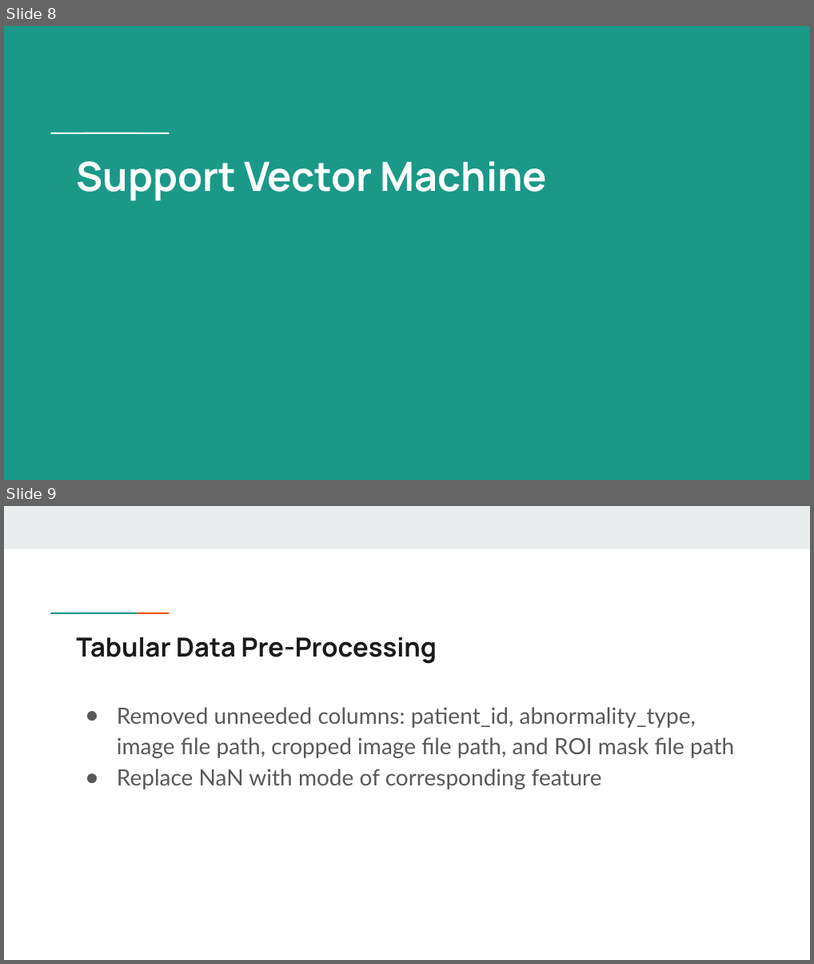
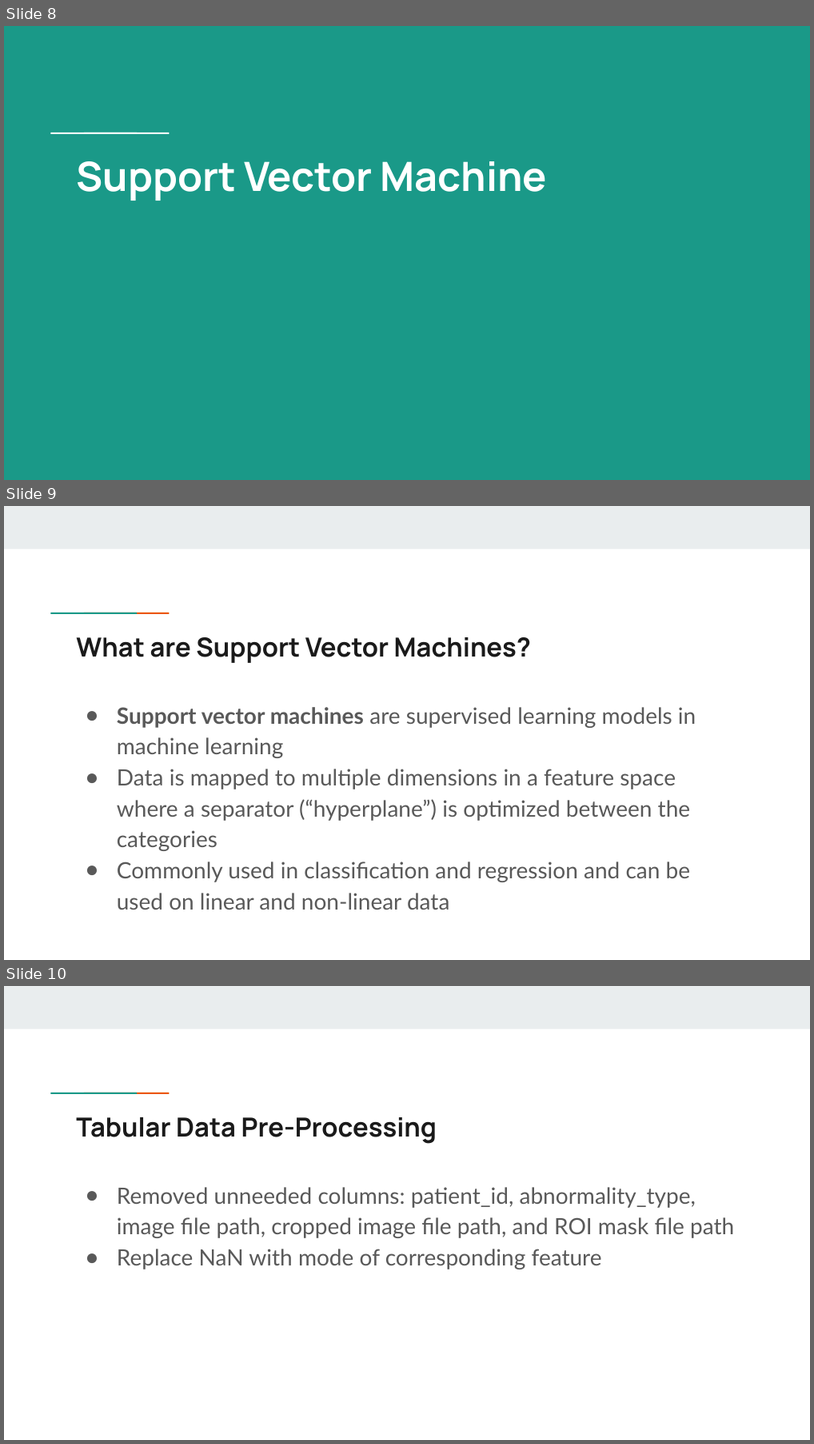
Before and after one commit to lisanvo/aai501-final-project, a slide deck: pptxslides.pptx. Shown one above the other, each under a label of ours: slides 8 and 9 before the commit, slides 8, 9 and 10 after it. The pictures are 814x964 and 814x1444 pixels, drawn with LibreOffice and Linux fonts; fonts in the diff are those of the drawing. Boxes give left, top, right and bottom in pixels: in the first picture for what was removed or moved away, otherwise in the second. Text is boxed around its words. In the diff, an @@ line names an element or a change of style, - is before the commit and + after.

```diff
--- a/pptxslides.pptx
+++ b/pptxslides.pptx
@@ slide 9 added at (x1=4, y1=506, x2=810, y2=960), background #FFFFFF; not listed: 3 template elements that a slide beside it also shows @@
@@ title added at (x1=76, y1=637, x2=531, y2=663), 23.4 pt, text #1A1A1A, bold @@
+What are Support Vector Machines?
@@ text added at (x1=117, y1=707, x2=696, y2=909), 20 pt, text #595959 @@
+● Support vector machines are supervised learning models in machine learning
+● Data is mapped to multiple dimensions in a feature space where a separator (“hyperplane”) is optimized between the categories
+● Commonly used in classification and regression and can be used on linear and non-linear data
@@ what was slide 9 is now slide 10 @@
```
Also in this commit, not shown: 6 slides changed, 5 other slides added, 2 slides removed, 49 other files.
